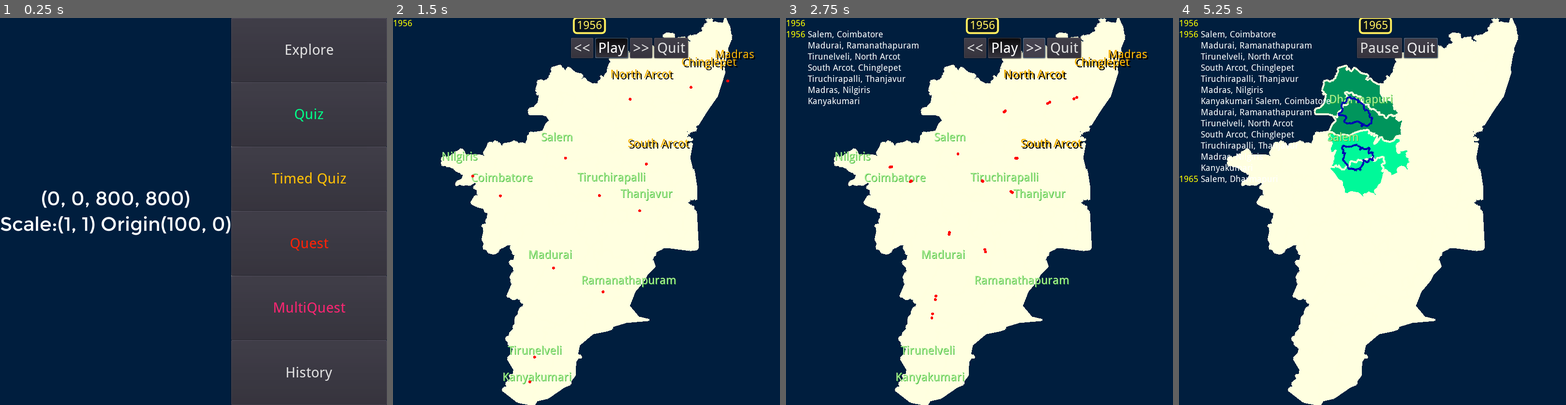
Above: before the commit, frames 1-4 (left to right).
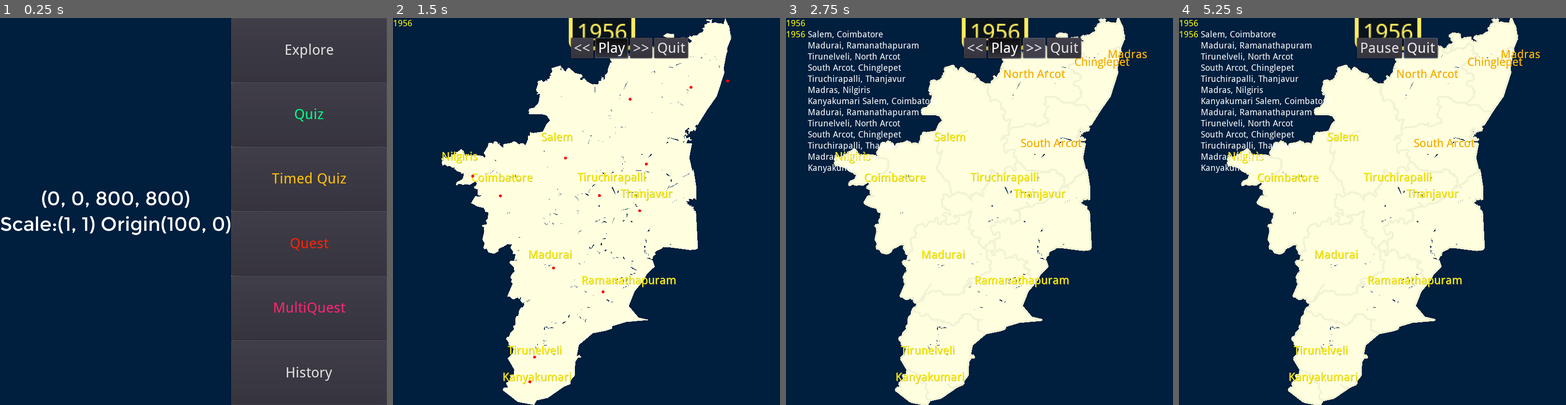
Above: after the commit, the same moments.

Repository: sharun-s/godot-tn
Game: Godot game, scene res://Node2D.tscn
The game is run twice, just before and just after one commit, with the same random seed, the same clock (stepped at 60 frames per second) and the same inputs.
Inputs (mouse positions are in pixels of both pictures, inside the frame that each line leads up to):
- Up to frame 1 (0.25 s): no input
- Up to frame 2 (1.5 s): click "History" at 0.5 s; click "Pause" at 1.25 s
- Up to frame 3 (2.75 s): click ">>" at 2 s
- Up to frame 4 (5.25 s): click "Play" at 2.75 s; drag from (1418, 168) to (1465, 56) at 3.52 s; drag from (1465, 56) to (1418, 168) at 4.27 s; move the mouse to (1500, 48) at 5.02 s; hold Right (ui_right) from 5.03 s (still down); tap Backspace at 5.1 s; click (1500, 48) at 5.17 s

The runs differ from the first frame. In frame 1, less than 0.1% of the frame differs, in the area x 59-60%, y 49-50%; in frame 2, 4.1%; in frame 3, 3.8%; in frame 4, 7.2%, in the area x 0-94%, y 0-95%.

Commit message:
historynext split into animate and nonanimate version. When next button is pressed non animated version is used When play is pressed animation is used. still experimenting to get the right label and poly colors

Diff:
--- a/Node2D.tscn
+++ b/Node2D.tscn
@@ -37,12 +37,9 @@
 content_margin_bottom = 0.0
 bg_color = Color( 0.0470588, 0.054902, 0.054902, 0.682353 )
 border_width_left = 4
-border_width_top = 4
 border_width_right = 4
 border_width_bottom = 4
 border_color = Color( 0.996078, 0.929412, 0.372549, 1 )
-corner_radius_top_left = 8
-corner_radius_top_right = 8
 corner_radius_bottom_right = 8
 corner_radius_bottom_left = 8
 expand_margin_left = 8.0
@@ -298,6 +295,7 @@
 [node name="Cities" parent="." instance=ExtResource( 9 )]
 
 [node name="HistoryAnimator" parent="." instance=ExtResource( 10 )]
+speed = 0.025
 
 [node name="Label" type="Label" parent="."]
 visible = false
--- a/TN.gd
+++ b/TN.gd
@@ -101,8 +101,8 @@
 var selected_color_right:=Color.lightgreen
 var selected_color_wrong:=Color.lightcoral
 var district_label_text_color:=Color('f6b000')
-var border_color=Color.darkgray#.black#Color.firebrick
-var border_width:=2
+var border_color=deselect_color.darkened(.1)#Color.darkgray#.black#Color.firebrick
+var border_width:=4
 var tw:=Tween.new()
 #var walkpath:=Line2D.new()
 var path=[]
@@ -125,7 +125,7 @@
 
 func merge_poly(history_item):
 	var g=history_item[0]
-	var colr=history_item[1]
+	#var colr=history_item[1]
 	var main:Polygon2D=Polygon2D.new()
 	var t=Transform2D()
 	var ddims=get_node("Districts/"+g[0]).position #d[g[0]]
@@ -161,7 +161,7 @@
 			#add_child(test)
 			#cnt=cnt+1
 		#main.color=Color(rng.randf_range(0.6,1.0), rng.randf_range(0.0,1.0), rng.randf_range(0.0,0.26))
-	main.color=colr
+	main.color=deselect_color#.darkened(.05)
 	#Color(rng.randf_range(0.1,0.54), rng.randf_range(0.3,0.8), rng.randf_range(0.2,0.91))
 	return main
 
@@ -265,6 +265,7 @@
 	print(scale)
 	print(t.origin)
 	$Label.rect_scale=Vector2(1/scale.x, 1/scale.y)
+	$HUD/Score.rect_scale=Vector2(2/scale.x, 2/scale.y)
 	$HUD/StartScreen/Title.text=str(get_viewport_rect())+"\nScale:"+str(scale)+' Origin'+str(t.origin)
 
 
@@ -534,12 +535,12 @@
 		var poly=cache[idx]
 		var cnt=poly.size()
 		for i in range(1, cnt):
-			draw_line(poly[i-1], poly[i], border_color.lightened(.8), border_width)
-		draw_line(poly[cnt-1], poly[0], border_color.lightened(.8), border_width)
+			draw_line(poly[i-1], poly[i], deselect_color.darkened(.05), border_width)
+		draw_line(poly[cnt-1], poly[0], deselect_color.darkened(.05), border_width)
 		#draw newly merged
 	#for dx in dhistory[current_year-1]:
 	#	if dhistory[current_year-1][dx][0].size() > 0:
-	for  n in get_tree().get_nodes_in_group(years[current_year]):
+	for  n in get_tree().get_nodes_in_group(years[current_year-1]):
 		if n.name.find('history') > 0:
 			#var poly=PoolVector2Array(get_node(dx+'history').polygon)
 			var poly=PoolVector2Array(n.polygon)
@@ -557,11 +558,12 @@
 #		draw_string(df, p[idx], str(idx))
 	#history
 	#print(game_in_progress, clear_borders)
-	#if game_in_progress==2:
-		#draw_historic_borders()
+	if game_in_progress==2:
+		draw_historic_borders()
+		return
 	#else:
 	#	print('clearing history cache')
-	#cache.clear()
+	cache.clear()
 	#TODO switch to $districts
 	for dx in d.keys():
 		var poly=PoolVector2Array(get_node('Districts/'+dx+'/Poly').polygon)
@@ -748,11 +750,11 @@
 	df.size=24
 	l.set("custom_fonts/font",df)
 	l.set("custom_colors/font_color", district_label_text_color)
-	l.set("custom_colors/font_color_shadow", Color.black)
-	l.set("custom_constants/shadow_offset_x",3)
-	l.set("custom_constants/shadow_offset_y",3)
-	l.set("custom_constants/shadow_as_outline",0)
-	#l.visible=false
+	#l.set("custom_colors/font_color_shadow", Color.black)
+	#l.set("custom_constants/shadow_offset_x",3)
+	#l.set("custom_constants/shadow_offset_y",3)
+	#l.set("custom_constants/shadow_as_outline",0)
+	l.visible=false
 	l.text=district
 	l.name='lbl'+district
 	l.rect_position=pos
@@ -841,8 +843,12 @@
 	reset()
 	#existing borders should be removed so map starts in black slate
 	history_stopped_pressed=false
+	history_pause_pressed=false
 	game_in_progress=2
-	borders(false)
+	#borders(false)
+	border_color=deselect_color
+	border_width=4
+	update()
 
 	# generate historic districts and labels and add to group. group name is year string
 	add_historic_districts(years[current_year], dhistory[0])
@@ -866,29 +872,48 @@
 	# HistoryControl ie stop button is shown only after animation starts
 	$HUD/HistoryControl.show()
 	yield($HistoryAnimator, "move_complete")
-	print('init move complete')
+	#print('init move complete')
 	add_to_dist_timeline(names)
-
+	get_tree().call_group(years[current_year],"show")
+	border_color=Color.darkblue.lightened(.6)
+	#border_width=4
 	current_year=current_year+1
+	update() # draws borders
+
 	while history_stopped_pressed==false and history_pause_pressed==false:
 		if current_year>=len(years):
 			quit_history_mode()
 			break
-		history_next()
+		history_next_animate()
 		yield($HistoryAnimator, "move_complete")
-		print('next complete')
 		get_tree().call_group(years[current_year],"show")
-		#update()
 		current_year=current_year+1
+		update() # TODO very delicate since its tied to current_year-1
 		#borders(true) # borders will be drawn for current year -1
 	print(current_year, ' done')
+
+func history_next_animate():
+	#get_tree().set_group(years[current_year-1],"modulate",Color(0.0,0.0,0.0))
+	get_tree().call_group(years[current_year-1],"hide")
+	add_historic_districts(years[current_year], dhistory[current_year])
+	#borders(false)
+#	$HUD/Message.text=$HUD/Message.text+'\n'+years[current_year]
+	$HUD/Score.text=years[current_year].substr(0,4)
+	$HUD/Timeline.append_bbcode('\n[color=yellow]'+years[current_year]+'[/color]')
+	var names=[]
+	var newlist=[]
+	var key=dhistory[current_year].keys()[0]
+	var old=[{node=get_node(key+'history'), loc=center('Districts/'+name(get_node(key+'history')))}]#get_node(name(get_node(key+'history'))).position}]#get_node(name(key)).position}] #get_node(key).position}]
+	for n in get_tree().get_nodes_in_group(years[current_year]):
+		if n is Polygon2D:
+			names.append(n.name.replace('history',''))
+			newlist.append({node=n, loc=center('Districts/'+name(n))})#get_node(name(n)).position}) #d[name(n)]})
+	$HistoryAnimator.start(old, newlist)
+	add_to_dist_timeline(names)
 
 func history_next():
 	#get_tree().set_group(years[current_year-1],"modulate",Color(0.0,0.0,0.0))
 	get_tree().call_group(years[current_year-1],"hide")
-	var newlist=[]
-	var key=dhistory[current_year].keys()[0]
-	var old=[{node=get_node(key+'history'), loc=center('Districts/'+name(get_node(key+'history')))}]#get_node(name(get_node(key+'history'))).position}]#get_node(name(key)).position}] #get_node(key).position}]
 	add_historic_districts(years[current_year], dhistory[current_year])
 	#borders(false)
 #	$HUD/Message.text=$HUD/Message.text+'\n'+years[current_year]
@@ -898,11 +923,7 @@
 	for n in get_tree().get_nodes_in_group(years[current_year]):
 		if n is Polygon2D:
 			names.append(n.name.replace('history',''))
-			#newlist.append({node=n, loc=d[name(n)]})
-			newlist.append({node=n, loc=center('Districts/'+name(n))})#get_node(name(n)).position}) #d[name(n)]})
-	$HistoryAnimator.start(old, newlist)
 	add_to_dist_timeline(names)
-
 
 var histcache:={}
 func get_history(dd):
@@ -1030,7 +1051,7 @@
 #				btn.hide()
 #			cnt=cnt+1
 		#appear()
-		$HUD/Grid.reload(district, neighbours(district), get_history(district), 2)
+		$HUD/Grid.reload(district, neighbours(district), get_history(district.split('/')[1]), 2)
 
 func _on_quest_over(turnstaken, cluessolved, success):
 	print('quest success',success)
@@ -1140,8 +1161,10 @@
 	current_year=0
 	$HUD/Score.visible=false
 	$HUD/HistoryControl.hide()
-	get_tree().call_group('1956',"hide")
-	borders(true)
+	#get_tree().call_group('1956',"hide")
+	#borders(true)
+	border_color=deselect_color.darkened(.1)
+	update()
 	game_over()
 
 func _on_PlayPause_toggled(button_pressed):
@@ -1160,8 +1183,6 @@
 		quit_history_mode()
 		return
 	history_next()
-	yield($HistoryAnimator, "move_complete")
-	print('next complete')
 	get_tree().call_group(years[current_year],"show")
-	#update()
 	current_year=current_year+1
+	update()
--- a/tndistricts.tscn
+++ b/tndistricts.tscn
@@ -511,8 +511,8 @@
 margin_right = 393.757
 margin_bottom = 312.549
 custom_fonts/font = SubResource( 1 )
-custom_colors/font_color = Color( 0.68, 0.93, 0.58, 1 )
-custom_colors/font_color_shadow = Color( 0.2, 0.7, 0.2, 1 )
+custom_colors/font_color = Color( 1, 0.929412, 0.094, 1 )
+custom_colors/font_color_shadow = Color( 0.705882, 0.701961, 0, 0.760784 )
 custom_constants/shadow_offset_x = 1
 custom_constants/shadow_offset_y = 1
 custom_constants/shadow_as_outline = 0
@@ -527,8 +527,8 @@
 margin_right = 495.773
 margin_bottom = 76.1353
 custom_fonts/font = SubResource( 1 )
-custom_colors/font_color = Color( 0.68, 0.93, 0.58, 1 )
-custom_colors/font_color_shadow = Color( 0.2, 0.7, 0.2, 1 )
+custom_colors/font_color = Color( 1, 0.93, 0.094, 1 )
+custom_colors/font_color_shadow = Color( 0.7, 0.7, 0, 0.76 )
 custom_constants/shadow_offset_x = 1
 custom_constants/shadow_offset_y = 1
 custom_constants/shadow_as_outline = 0
@@ -543,8 +543,8 @@
 margin_right = 564.956
 margin_bottom = 60.1234
 custom_fonts/font = SubResource( 1 )
-custom_colors/font_color = Color( 0.68, 0.93, 0.58, 1 )
-custom_colors/font_color_shadow = Color( 0.2, 0.7, 0.2, 1 )
+custom_colors/font_color = Color( 1, 0.93, 0.094, 1 )
+custom_colors/font_color_shadow = Color( 0.7, 0.7, 0, 0.76 )
 custom_constants/shadow_offset_x = 1
 custom_constants/shadow_offset_y = 1
 custom_constants/shadow_as_outline = 0
@@ -559,8 +559,8 @@
 margin_right = 61.3777
 margin_bottom = 314.629
 custom_fonts/font = SubResource( 1 )
-custom_colors/font_color = Color( 0.68, 0.93, 0.58, 1 )
-custom_colors/font_color_shadow = Color( 0.2, 0.7, 0.2, 1 )
+custom_colors/font_color = Color( 1, 0.93, 0.094, 1 )
+custom_colors/font_color_shadow = Color( 0.7, 0.7, 0, 0.76 )
 custom_constants/shadow_offset_x = 1
 custom_constants/shadow_offset_y = 1
 custom_constants/shadow_as_outline = 0
@@ -575,8 +575,8 @@
 margin_right = 384.556
 margin_bottom = 244.029
 custom_fonts/font = SubResource( 1 )
-custom_colors/font_color = Color( 0.68, 0.93, 0.58, 1 )
-custom_colors/font_color_shadow = Color( 0.2, 0.7, 0.2, 1 )
+custom_colors/font_color = Color( 1, 0.93, 0.094, 1 )
+custom_colors/font_color_shadow = Color( 0.7, 0.7, 0, 0.76 )
 custom_constants/shadow_offset_x = 1
 custom_constants/shadow_offset_y = 1
 custom_constants/shadow_as_outline = 0
@@ -591,8 +591,8 @@
 margin_right = 209.772
 margin_bottom = 152.92
 custom_fonts/font = SubResource( 1 )
-custom_colors/font_color = Color( 0.68, 0.93, 0.58, 1 )
-custom_colors/font_color_shadow = Color( 0.2, 0.7, 0.2, 1 )
+custom_colors/font_color = Color( 1, 0.93, 0.094, 1 )
+custom_colors/font_color_shadow = Color( 0.7, 0.7, 0, 0.76 )
 custom_constants/shadow_offset_x = 1
 custom_constants/shadow_offset_y = 1
 custom_constants/shadow_as_outline = 0
@@ -607,8 +607,8 @@
 margin_right = 150.291
 margin_bottom = 398.037
 custom_fonts/font = SubResource( 1 )
-custom_colors/font_color = Color( 0.68, 0.93, 0.58, 1 )
-custom_colors/font_color_shadow = Color( 0.2, 0.7, 0.2, 1 )
+custom_colors/font_color = Color( 1, 0.93, 0.094, 1 )
+custom_colors/font_color_shadow = Color( 0.7, 0.7, 0, 0.76 )
 custom_constants/shadow_offset_x = 1
 custom_constants/shadow_offset_y = 1
 custom_constants/shadow_as_outline = 0
@@ -623,8 +623,8 @@
 margin_right = 87.3521
 margin_bottom = 234.88
 custom_fonts/font = SubResource( 1 )
-custom_colors/font_color = Color( 0.68, 0.93, 0.58, 1 )
-custom_colors/font_color_shadow = Color( 0.2, 0.7, 0.2, 1 )
+custom_colors/font_color = Color( 1, 0.93, 0.094, 1 )
+custom_colors/font_color_shadow = Color( 0.7, 0.7, 0, 0.76 )
 custom_constants/shadow_offset_x = 1
 custom_constants/shadow_offset_y = 1
 custom_constants/shadow_as_outline = 0
@@ -639,8 +639,8 @@
 margin_right = 348.078
 margin_bottom = 215.877
 custom_fonts/font = SubResource( 1 )
-custom_colors/font_color = Color( 0.68, 0.93, 0.58, 1 )
-custom_colors/font_color_shadow = Color( 0.2, 0.7, 0.2, 1 )
+custom_colors/font_color = Color( 1, 0.93, 0.094, 1 )
+custom_colors/font_color_shadow = Color( 0.7, 0.7, 0, 0.76 )
 custom_constants/shadow_offset_x = 1
 custom_constants/shadow_offset_y = 1
 custom_constants/shadow_as_outline = 0
@@ -655,8 +655,8 @@
 margin_right = 483.39
 margin_bottom = 74.3609
 custom_fonts/font = SubResource( 1 )
-custom_colors/font_color = Color( 0.68, 0.93, 0.58, 1 )
-custom_colors/font_color_shadow = Color( 0.2, 0.7, 0.2, 1 )
+custom_colors/font_color = Color( 1, 0.93, 0.094, 1 )
+custom_colors/font_color_shadow = Color( 0.7, 0.7, 0, 0.76 )
 custom_constants/shadow_offset_x = 1
 custom_constants/shadow_offset_y = 1
 custom_constants/shadow_as_outline = 0
@@ -671,8 +671,8 @@
 margin_right = 126.429
 margin_bottom = 726.844
 custom_fonts/font = SubResource( 1 )
-custom_colors/font_color = Color( 0.68, 0.93, 0.58, 1 )
-custom_colors/font_color_shadow = Color( 0.2, 0.7, 0.2, 1 )
+custom_colors/font_color = Color( 1, 0.93, 0.094, 1 )
+custom_colors/font_color_shadow = Color( 0.7, 0.7, 0, 0.76 )
 custom_constants/shadow_offset_x = 1
 custom_constants/shadow_offset_y = 1
 custom_constants/shadow_as_outline = 0
@@ -687,8 +687,8 @@
 margin_right = 220.585
 margin_bottom = 359.675
 custom_fonts/font = SubResource( 1 )
-custom_colors/font_color = Color( 0.68, 0.93, 0.58, 1 )
-custom_colors/font_color_shadow = Color( 0.2, 0.7, 0.2, 1 )
+custom_colors/font_color = Color( 1, 0.93, 0.094, 1 )
+custom_colors/font_color_shadow = Color( 0.7, 0.7, 0, 0.76 )
 custom_constants/shadow_offset_x = 1
 custom_constants/shadow_offset_y = 1
 custom_constants/shadow_as_outline = 0
@@ -703,8 +703,8 @@
 margin_right = 179.975
 margin_bottom = 97.9412
 custom_fonts/font = SubResource( 1 )
-custom_colors/font_color = Color( 0.68, 0.93, 0.58, 1 )
-custom_colors/font_color_shadow = Color( 0.2, 0.7, 0.2, 1 )
+custom_colors/font_color = Color( 1, 0.93, 0.094, 1 )
+custom_colors/font_color_shadow = Color( 0.7, 0.7, 0, 0.76 )
 custom_constants/shadow_offset_x = 1
 custom_constants/shadow_offset_y = 1
 custom_constants/shadow_as_outline = 0
@@ -719,8 +719,8 @@
 margin_right = 178.95
 margin_bottom = 474.315
 custom_fonts/font = SubResource( 1 )
-custom_colors/font_color = Color( 0.68, 0.93, 0.58, 1 )
-custom_colors/font_color_shadow = Color( 0.2, 0.7, 0.2, 1 )
+custom_colors/font_color = Color( 1, 0.93, 0.094, 1 )
+custom_colors/font_color_shadow = Color( 0.7, 0.7, 0, 0.76 )
 custom_constants/shadow_offset_x = 1
 custom_constants/shadow_offset_y = 1
 custom_constants/shadow_as_outline = 0
@@ -735,8 +735,8 @@
 margin_right = 210.872
 margin_bottom = 286.508
 custom_fonts/font = SubResource( 1 )
-custom_colors/font_color = Color( 0.68, 0.93, 0.58, 1 )
-custom_colors/font_color_shadow = Color( 0.2, 0.7, 0.2, 1 )
+custom_colors/font_color = Color( 1, 0.93, 0.094, 1 )
+custom_colors/font_color_shadow = Color( 0.7, 0.7, 0, 0.76 )
 custom_constants/shadow_offset_x = 1
 custom_constants/shadow_offset_y = 1
 custom_constants/shadow_as_outline = 0
@@ -751,8 +751,8 @@
 margin_right = 349.315
 margin_bottom = 297.448
 custom_fonts/font = SubResource( 1 )
-custom_colors/font_color = Color( 0.68, 0.93, 0.58, 1 )
-custom_colors/font_color_shadow = Color( 0.2, 0.7, 0.2, 1 )
+custom_colors/font_color = Color( 1, 0.93, 0.094, 1 )
+custom_colors/font_color_shadow = Color( 0.7, 0.7, 0, 0.76 )
 custom_constants/shadow_offset_x = 1
 custom_constants/shadow_offset_y = 1
 custom_constants/shadow_as_outline = 0
@@ -767,8 +767,8 @@
 margin_right = 321.837
 margin_bottom = 412.725
 custom_fonts/font = SubResource( 1 )
-custom_colors/font_color = Color( 0.68, 0.93, 0.58, 1 )
-custom_colors/font_color_shadow = Color( 0.2, 0.7, 0.2, 1 )
+custom_colors/font_color = Color( 1, 0.93, 0.094, 1 )
+custom_colors/font_color_shadow = Color( 0.7, 0.7, 0, 0.76 )
 custom_constants/shadow_offset_x = 1
 custom_constants/shadow_offset_y = 1
 custom_constants/shadow_as_outline = 0
@@ -783,8 +783,8 @@
 margin_right = 288.683
 margin_bottom = 527.272
 custom_fonts/font = SubResource( 1 )
-custom_colors/font_color = Color( 0.68, 0.93, 0.58, 1 )
-custom_colors/font_color_shadow = Color( 0.2, 0.7, 0.2, 1 )
+custom_colors/font_color = Color( 1, 0.93, 0.094, 1 )
+custom_colors/font_color_shadow = Color( 0.7, 0.7, 0, 0.76 )
 custom_constants/shadow_offset_x = 1
 custom_constants/shadow_offset_y = 1
 custom_constants/shadow_as_outline = 0
@@ -799,8 +799,8 @@
 margin_right = 428.364
 margin_bottom = 51.5309
 custom_fonts/font = SubResource( 1 )
-custom_colors/font_color = Color( 0.68, 0.93, 0.58, 1 )
-custom_colors/font_color_shadow = Color( 0.2, 0.7, 0.2, 1 )
+custom_colors/font_color = Color( 1, 0.93, 0.094, 1 )
+custom_colors/font_color_shadow = Color( 0.7, 0.7, 0, 0.76 )
 custom_constants/shadow_offset_x = 1
 custom_constants/shadow_offset_y = 1
 custom_constants/shadow_as_outline = 0
@@ -815,8 +815,8 @@
 margin_right = 205.512
 margin_bottom = 231.044
 custom_fonts/font = SubResource( 1 )
-custom_colors/font_color = Color( 0.68, 0.93, 0.58, 1 )
-custom_colors/font_color_shadow = Color( 0.2, 0.7, 0.2, 1 )
+custom_colors/font_color = Color( 1, 0.93, 0.094, 1 )
+custom_colors/font_color_shadow = Color( 0.7, 0.7, 0, 0.76 )
 custom_constants/shadow_offset_x = 1
 custom_constants/shadow_offset_y = 1
 custom_constants/shadow_as_outline = 0
@@ -831,8 +831,8 @@
 margin_right = 274.92
 margin_bottom = 459.803
 custom_fonts/font = SubResource( 1 )
-custom_colors/font_color = Color( 0.68, 0.93, 0.58, 1 )
-custom_colors/font_color_shadow = Color( 0.2, 0.7, 0.2, 1 )
+custom_colors/font_color = Color( 1, 0.93, 0.094, 1 )
+custom_colors/font_color_shadow = Color( 0.7, 0.7, 0, 0.76 )
 custom_constants/shadow_offset_x = 1
 custom_constants/shadow_offset_y = 1
 custom_constants/shadow_as_outline = 0
@@ -847,8 +847,8 @@
 margin_right = 133.333
 margin_bottom = 604.103
 custom_fonts/font = SubResource( 1 )
-custom_colors/font_color = Color( 0.68, 0.93, 0.58, 1 )
-custom_colors/font_color_shadow = Color( 0.2, 0.7, 0.2, 1 )
+custom_colors/font_color = Color( 1, 0.93, 0.094, 1 )
+custom_colors/font_color_shadow = Color( 0.7, 0.7, 0, 0.76 )
 custom_constants/shadow_offset_x = 1
 custom_constants/shadow_offset_y = 1
 custom_constants/shadow_as_outline = 0
@@ -863,8 +863,8 @@
 margin_right = 369.801
 margin_bottom = 347.663
 custom_fonts/font = SubResource( 1 )
-custom_colors/font_color = Color( 0.68, 0.93, 0.58, 1 )
-custom_colors/font_color_shadow = Color( 0.2, 0.7, 0.2, 1 )
+custom_colors/font_color = Color( 1, 0.93, 0.094, 1 )
+custom_colors/font_color_shadow = Color( 0.7, 0.7, 0, 0.76 )
 custom_constants/shadow_offset_x = 1
 custom_constants/shadow_offset_y = 1
 custom_constants/shadow_as_outline = 0
@@ -879,8 +879,8 @@
 margin_right = 135.993
 margin_bottom = 487.726
 custom_fonts/font = SubResource( 1 )
-custom_colors/font_color = Color( 0.68, 0.93, 0.58, 1 )
-custom_colors/font_color_shadow = Color( 0.2, 0.7, 0.2, 1 )
+custom_colors/font_color = Color( 1, 0.93, 0.094, 1 )
+custom_colors/font_color_shadow = Color( 0.7, 0.7, 0, 0.76 )
 custom_constants/shadow_offset_x = 1
 custom_constants/shadow_offset_y = 1
 custom_constants/shadow_as_outline = 0
@@ -893,8 +893,8 @@
 margin_top = 270.816
 margin_bottom = 270.816
 custom_fonts/font = SubResource( 1 )
-custom_colors/font_color = Color( 0.68, 0.93, 0.58, 1 )
-custom_colors/font_color_shadow = Color( 0.2, 0.7, 0.2, 1 )
+custom_colors/font_color = Color( 1, 0.93, 0.094, 1 )
+custom_colors/font_color_shadow = Color( 0.7, 0.7, 0, 0.76 )
 custom_constants/shadow_offset_x = 1
 custom_constants/shadow_offset_y = 1
 custom_constants/shadow_as_outline = 0
@@ -907,8 +907,8 @@
 margin_left = 443.544
 margin_right = 443.544
 custom_fonts/font = SubResource( 1 )
-custom_colors/font_color = Color( 0.68, 0.93, 0.58, 1 )
-custom_colors/font_color_shadow = Color( 0.2, 0.7, 0.2, 1 )
+custom_colors/font_color = Color( 1, 0.93, 0.094, 1 )
+custom_colors/font_color_shadow = Color( 0.7, 0.7, 0, 0.76 )
 custom_constants/shadow_offset_x = 1
 custom_constants/shadow_offset_y = 1
 custom_constants/shadow_as_outline = 0
@@ -923,8 +923,8 @@
 margin_right = 209.552
 margin_bottom = 611.496
 custom_fonts/font = SubResource( 1 )
-custom_colors/font_color = Color( 0.68, 0.93, 0.58, 1 )
-custom_colors/font_color_shadow = Color( 0.2, 0.7, 0.2, 1 )
+custom_colors/font_color = Color( 1, 0.93, 0.094, 1 )
+custom_colors/font_color_shadow = Color( 0.7, 0.7, 0, 0.76 )
 custom_constants/shadow_offset_x = 1
 custom_constants/shadow_offset_y = 1
 custom_constants/shadow_as_outline = 0
@@ -939,8 +939,8 @@
 margin_right = 280.677
 margin_bottom = 314.12
 custom_fonts/font = SubResource( 1 )
-custom_colors/font_color = Color( 0.68, 0.93, 0.58, 1 )
-custom_colors/font_color_shadow = Color( 0.2, 0.7, 0.2, 1 )
+custom_colors/font_color = Color( 1, 0.93, 0.094, 1 )
+custom_colors/font_color_shadow = Color( 0.7, 0.7, 0, 0.76 )
 custom_constants/shadow_offset_x = 1
 custom_constants/shadow_offset_y = 1
 custom_constants/shadow_as_outline = 0
@@ -955,8 +955,8 @@
 margin_right = 137.013
 margin_bottom = 671.647
 custom_fonts/font = SubResource( 1 )
-custom_colors/font_color = Color( 0.68, 0.93, 0.58, 1 )
-custom_colors/font_color_shadow = Color( 0.2, 0.7, 0.2, 1 )
+custom_colors/font_color = Color( 1, 0.93, 0.094, 1 )
+custom_colors/font_color_shadow = Color( 0.7, 0.7, 0, 0.76 )
 custom_constants/shadow_offset_x = 1
 custom_constants/shadow_offset_y = 1
 custom_constants/shadow_as_outline = 0
@@ -971,8 +971,8 @@
 margin_right = 316.101
 margin_bottom = 95.0366
 custom_fonts/font = SubResource( 1 )
-custom_colors/font_color = Color( 0.68, 0.93, 0.58, 1 )
-custom_colors/font_color_shadow = Color( 0.2, 0.7, 0.2, 1 )
+custom_colors/font_color = Color( 1, 0.93, 0.094, 1 )
+custom_colors/font_color_shadow = Color( 0.7, 0.7, 0, 0.76 )
 custom_constants/shadow_offset_x = 1
 custom_constants/shadow_offset_y = 1
 custom_constants/shadow_as_outline = 0
@@ -987,8 +987,8 @@
 margin_right = 117.448
 margin_bottom = 322.397
 custom_fonts/font = SubResource( 1 )
-custom_colors/font_color = Color( 0.68, 0.93, 0.58, 1 )
-custom_colors/font_color_shadow = Color( 0.2, 0.7, 0.2, 1 )
+custom_colors/font_color = Color( 1, 0.93, 0.094, 1 )
+custom_colors/font_color_shadow = Color( 0.7, 0.7, 0, 0.76 )
 custom_constants/shadow_offset_x = 1
 custom_constants/shadow_offset_y = 1
 custom_constants/shadow_as_outline = 0
@@ -1003,8 +1003,8 @@
 margin_right = 348.747
 margin_bottom = 100.677
 custom_fonts/font = SubResource( 1 )
-custom_colors/font_color = Color( 0.68, 0.93, 0.58, 1 )
-custom_colors/font_color_shadow = Color( 0.2, 0.7, 0.2, 1 )
+custom_colors/font_color = Color( 1, 0.93, 0.094, 1 )
+custom_colors/font_color_shadow = Color( 0.7, 0.7, 0, 0.76 )
 custom_constants/shadow_offset_x = 1
 custom_constants/shadow_offset_y = 1
 custom_constants/shadow_as_outline = 0
@@ -1019,8 +1019,8 @@
 margin_right = 344.545
 margin_bottom = 57.2621
 custom_fonts/font = SubResource( 1 )
-custom_colors/font_color = Color( 0.68, 0.93, 0.58, 1 )
-custom_colors/font_color_shadow = Color( 0.2, 0.7, 0.2, 1 )
+custom_colors/font_color = Color( 1, 0.93, 0.094, 1 )
+custom_colors/font_color_shadow = Color( 0.7, 0.7, 0, 0.76 )
 custom_constants/shadow_offset_x = 1
 custom_constants/shadow_offset_y = 1
 custom_constants/shadow_as_outline = 0
@@ -1035,8 +1035,8 @@
 margin_right = 431.441
 margin_bottom = 162.921
 custom_fonts/font = SubResource( 1 )
-custom_colors/font_color = Color( 0.68, 0.93, 0.58, 1 )
-custom_colors/font_color_shadow = Color( 0.2, 0.7, 0.2, 1 )
+custom_colors/font_color = Color( 1, 0.93, 0.094, 1 )
+custom_colors/font_color_shadow = Color( 0.7, 0.7, 0, 0.76 )
 custom_constants/shadow_offset_x = 1
 custom_constants/shadow_offset_y = 1
 custom_constants/shadow_as_outline = 0
@@ -1051,8 +1051,8 @@
 margin_right = 160.879
 margin_bottom = 551.035
 custom_fonts/font = SubResource( 1 )
-custom_colors/font_color = Color( 0.68, 0.93, 0.58, 1 )
-custom_colors/font_color_shadow = Color( 0.2, 0.7, 0.2, 1 )
+custom_colors/font_color = Color( 1, 0.93, 0.094, 1 )
+custom_colors/font_color_shadow = Color( 0.7, 0.7, 0, 0.76 )
 custom_constants/shadow_offset_x = 1
 custom_constants/shadow_offset_y = 1
 custom_constants/shadow_as_outline = 0
@@ -1067,8 +1067,8 @@
 margin_right = 470.805
 margin_bottom = 383.752
 custom_fonts/font = SubResource( 1 )
-custom_colors/font_color = Color( 0.68, 0.93, 0.58, 1 )
-custom_colors/font_color_shadow = Color( 0.2, 0.7, 0.2, 1 )
+custom_colors/font_color = Color( 1, 0.93, 0.094, 1 )
+custom_colors/font_color_shadow = Color( 0.7, 0.7, 0, 0.76 )
 custom_constants/shadow_offset_x = 1
 custom_constants/shadow_offset_y = 1
 custom_constants/shadow_as_outline = 0
@@ -1083,8 +1083,8 @@
 margin_right = 476.37
 margin_bottom = 312.705
 custom_fonts/font = SubResource( 1 )
-custom_colors/font_color = Color( 0.68, 0.93, 0.58, 1 )
-custom_colors/font_color_shadow = Color( 0.2, 0.7, 0.2, 1 )
+custom_colors/font_color = Color( 1, 0.93, 0.094, 1 )
+custom_colors/font_color_shadow = Color( 0.7, 0.7, 0, 0.76 )
 custom_constants/shadow_offset_x = 1
 custom_constants/shadow_offset_y = 1
 custom_constants/shadow_as_outline = 0
@@ -1099,8 +1099,8 @@
 margin_right = 441.369
 margin_bottom = 371.267
 custom_fonts/font = SubResource( 1 )
-custom_colors/font_color = Color( 0.68, 0.93, 0.58, 1 )
-custom_colors/font_color_shadow = Color( 0.2, 0.7, 0.2, 1 )
+custom_colors/font_color = Color( 1, 0.93, 0.094, 1 )
+custom_colors/font_color_shadow = Color( 0.7, 0.7, 0, 0.76 )
 custom_constants/shadow_offset_x = 1
 custom_constants/shadow_offset_y = 1
 custom_constants/shadow_as_outline = 0
Not shown: 1 places in Node2D.tscn that only renumber resources
